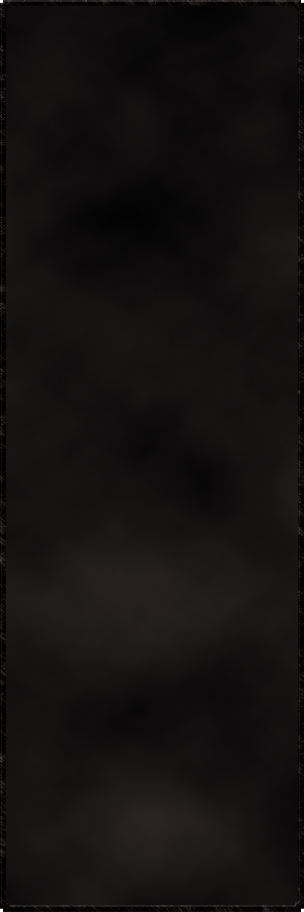
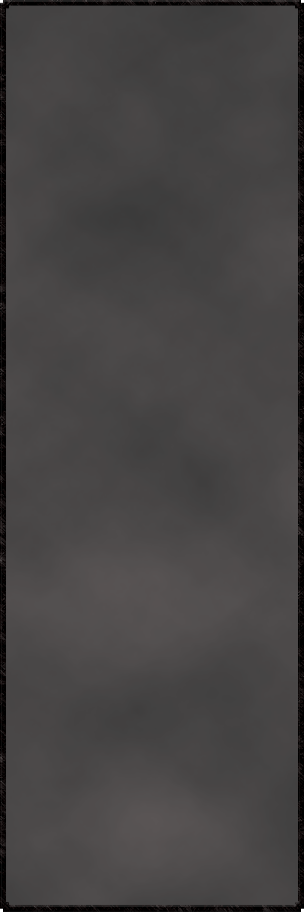
Comparing the layer stacks of the two (304, 912) images. Changes:
added layer "Layer 2" above "Layer 1" over (x1=6, y1=5, x2=298, y2=905)
hid "Layer 1" over (x1=6, y1=5, x2=298, y2=905)
